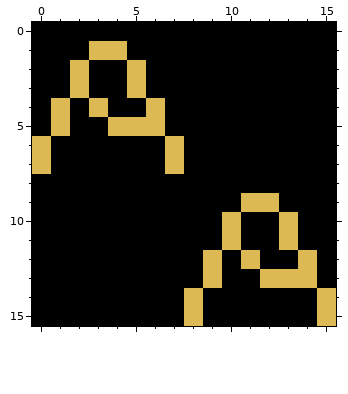
Pixel-art sprite: gfx/types/ground.png. The picture above is the old version.
The file is 16x16 pixels.
Once edited:
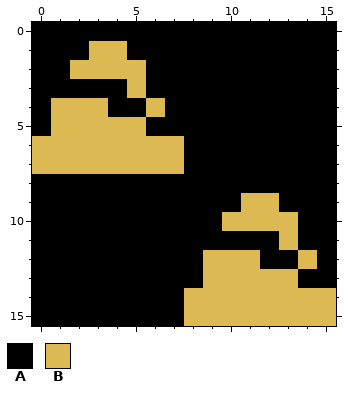
Palette (. is transparent): A #000000  B #dcb953
The commit says: Ground Pokedex Icon
Difference:
Colour A replaces colour B in row 3 at x 2; in row 5 at x 6; in row 11 at x 10; in row 13 at x 14.
Colour B replaces colour A in row 2 at x 3 to 4; in row 4 at x 2; in row 5 at x 2 to 3; in rows 6 to 7 at x 1 to 6; in row 10 at x 11 to 12; in row 12 at x 10.
Colour B replaces colour A in row 13 at x 10 to 11; in rows 14 to 15 at x 9 to 14.
